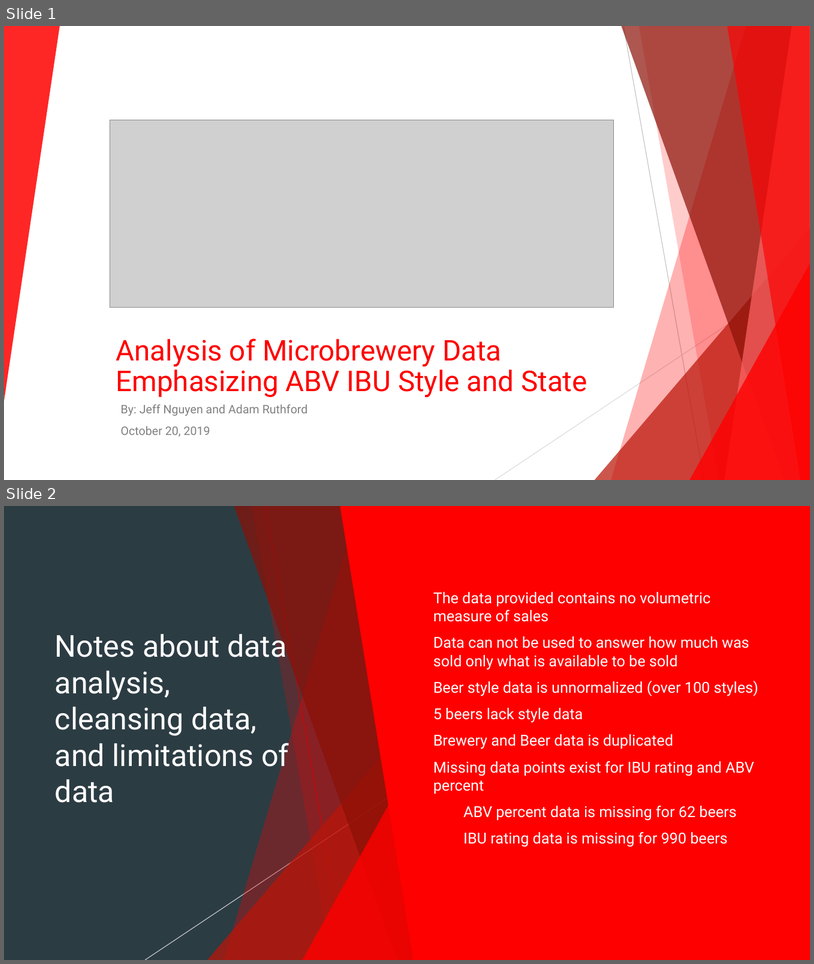
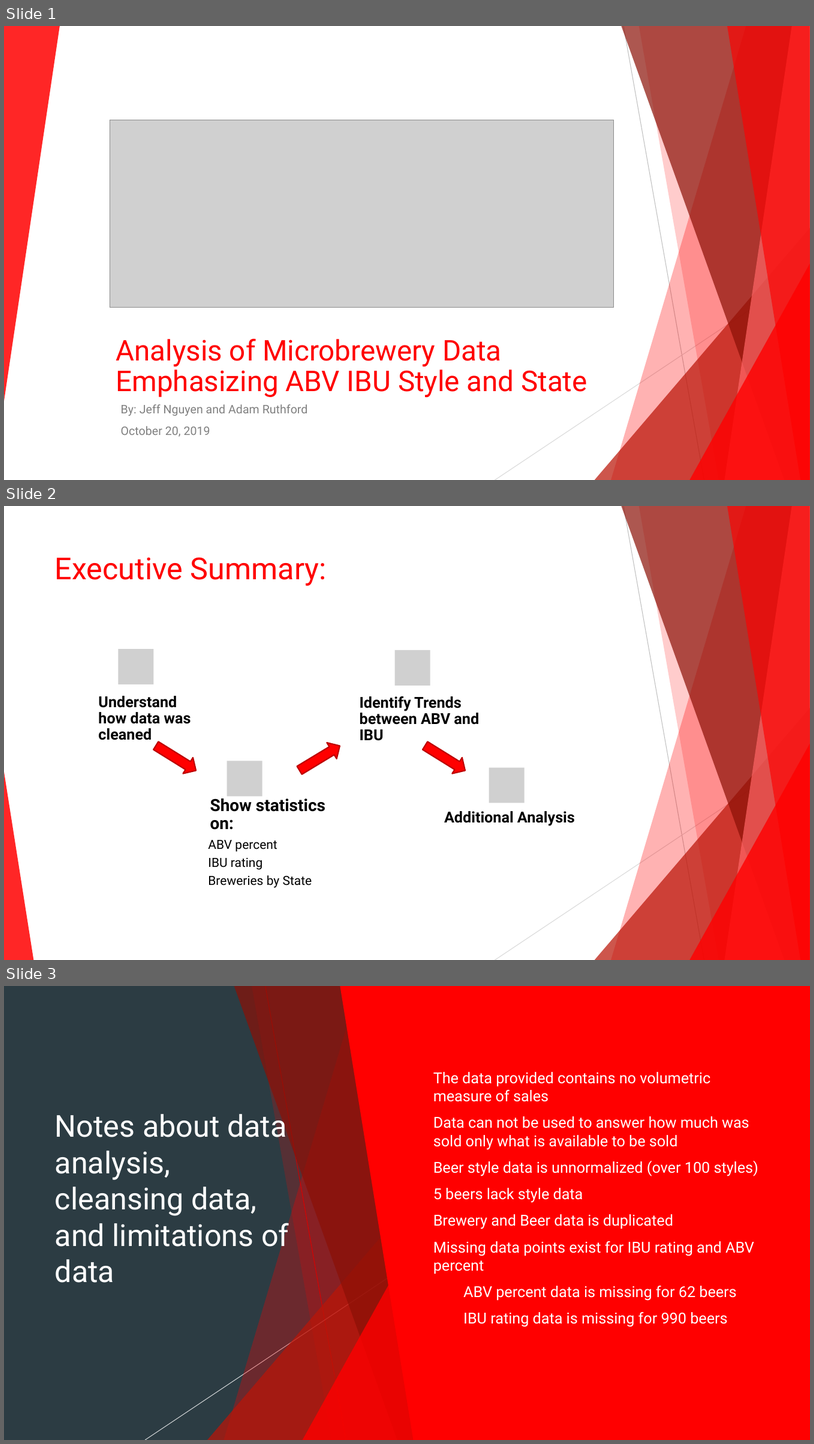
Before and after one commit to 7446Nguyen/6306_Project1, a slide deck: Budweiser C level presentation.pptx. Shown one above the other, each under a label of ours: slides 1 and 2 before the commit, slides 1, 2 and 3 after it. The pictures are 814x964 and 814x1444 pixels, drawn with LibreOffice and Linux fonts; fonts in the diff are those of the drawing; grey boxes stand for pictures. Boxes give left, top, right and bottom in pixels: in the first picture for what was removed or moved away, otherwise in the second. Text is boxed around its words. In the diff, an @@ line names an element or a change of style, - is before the commit and + after.

```diff
--- a/Budweiser C level presentation.pptx
+++ b/Budweiser C level presentation.pptx
@@ slide 2 added at (4,506,810,960), background #FFFFFF; not listed: 10 template elements that a slide beside it also shows @@
@@ title added at (55,557,327,586), 36 pt, text #FF0000 @@
+Executive Summary:
@@ right arrow added at (151,738,201,778), fill #FF0000, outline #BD0000 1.5 pt @@
@@ right arrow added at (295,738,345,778), fill #FF0000, outline #BD0000 1.5 pt @@
@@ right arrow added at (420,738,471,778), fill #FF0000, outline #BD0000 1.5 pt @@
@@ group added at (98,649,575,888): 5 texts, 4 pictures @@
+Understand how data was cleaned
+Show statistics on:
+ABV percent
+IBU rating
+Breweries by State
+Identify Trends between ABV and IBU
+Additional Analysis
@@ what was slide 2 is now slide 3 @@
```
Also in this commit, not shown: 2 slides changed, 5 other slides added, 3 other files.
